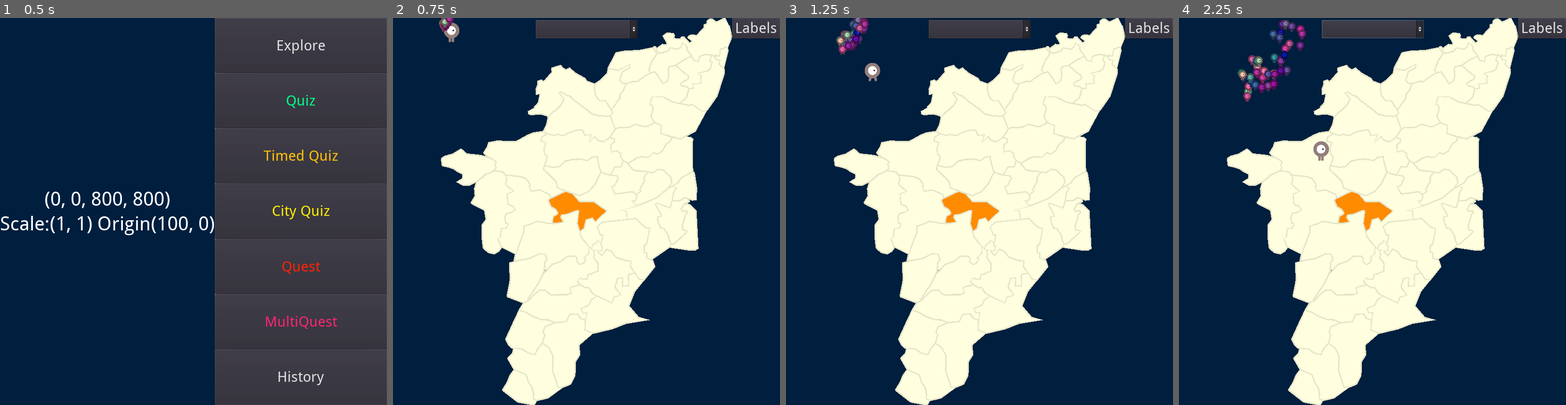
Above: before the commit, frames 1-4 (left to right).
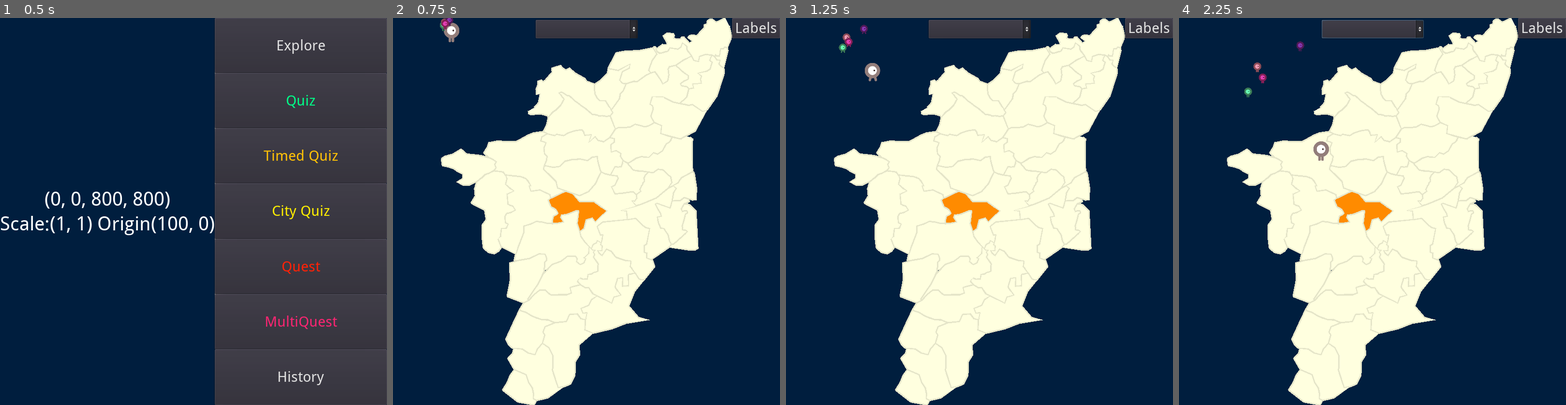
Above: after the commit, the same moments.

Repository: sharun-s/godot-tn
Game: Godot game, scene res://Node2D.tscn
Two runs of this game, one before a commit and one after it. Both use one fixed random seed, a clock stepped at 60 frames per second and the inputs below.
Inputs (mouse positions are in pixels of both pictures, inside the frame that each line leads up to):
- Up to frame 1 (0.5 s): no input
- Up to frame 2 (0.75 s): click "Explore" at 0.5 s
- Up to frame 3 (1.25 s): no input
- Up to frame 4 (2.25 s): click (1372, 29) at 1.25 s; tap Enter at 2 s; drag from (1418, 168) to (1306, 130) at 2.02 s

Frame 1 is identical in both runs. In frame 2, less than 0.1% of the frame differs, in the area x 11-16%, y 0-4%; in frame 3, 0.4%; in frame 4, 1.0%, in the area x 15-33%, y 0-22%.

Commit message:
minion territory control test - using the click detector to monitor where they are

Diff:
--- a/Node2D.tscn
+++ b/Node2D.tscn
@@ -367,6 +367,9 @@
 [node name="QuizTimer" type="Timer" parent="."]
 
 [node name="Districts" parent="." instance=ExtResource( 8 )]
+
+[node name="ClickDetector" parent="Districts" index="0"]
+monitoring = true
 
 [node name="Cities" type="Node2D" parent="."]
 script = ExtResource( 11 )
@@ -402,3 +405,6 @@
 [connection signal="pressed" from="HUD/StartScreen/B/History" to="." method="_on_History_pressed"]
 [connection signal="toggled" from="HUD/TopRight/Labels" to="." method="_on_Labels_toggled"]
 [connection signal="timeout" from="QuizTimer" to="." method="_on_QuizTimer_timeout"]
+[connection signal="area_shape_entered" from="Districts/ClickDetector" to="." method="_on_ClickDetector_area_shape_entered"]
+
+[editable path="Districts"]
--- a/Player.gd
+++ b/Player.gd
@@ -63,8 +63,9 @@
 #		_target=null
 #		set_physics_process(false)
 #		emit_signal('reached')
-
-func goto(pos):
+var heading:=''
+func goto(pos, posname):
+	heading=posname
 	initiated_by_code=true
 	$CollisionShape2D.disabled = true
 	set_process(true)
@@ -75,6 +76,7 @@
 	tw.interpolate_property(self,"position", position, pos, time)
 	tw.start()
 	var x=yield(tw, 'tween_all_completed')
+	$CollisionShape2D.disabled = false
 
 
 func _process(delta):
@@ -121,12 +123,14 @@
 	show()
 	$CollisionShape2D.disabled = false
 
-#func _on_Player_area_entered(area):
+#func _on_Player_area_shape_entered(a_id, a, s, ls):
 	#emit_signal('hit',area.name)
-	#print(area.name+' entered')
+#	print(a.name+' entered', a, ' ' , s,' ' , ls)
 	#pass # Replace with function body.
-
-
+	#var o=a.shape_find_owner(s)
+	#print(s)
+	#print(a.get_child(o).name + 'entered')
+	#print(a_id, ' ', ls)
 		#distance=$Gopal.position.distance_to(target)
 		#var direction=$Gopal.position.direction_to(target)
 		#$Gopal.velocity=direction
--- a/TN.gd
+++ b/TN.gd
@@ -168,20 +168,6 @@
 	#for dt in d.keys():
 	#	print(dt, get_history(dt))
 	#	print( dt, len(get_tree().get_nodes_in_group(dt)))
-var minion_count=40
-#func _on_PTimer_timeout():
-#	for i in minion_count:
-#		var ss=get_node('ss'+str(i))
-#		if rng.randi_range(0,1) == 1:
-#			ss.modulate=Color(randf(), randf(),.7)
-#			var randidx=rng.randi_range(0,len($Cities.Cities)-1)
-#			ss.goto($Cities.Cities[randidx].position)
-#		else:
-#			ss.modulate=Color.orange
-
-func _give_minion_new_destination(m):
-	var randidx=rng.randi_range(0,len($Cities.Cities)-1)
-	m.goto($Cities.Cities[randidx].position)
 
 var dneighbours={
 Ariyalur=["Cuddalore","Perumbalur","Thanjavur","Tiruchirapalli",],
@@ -657,7 +643,7 @@
 		var st=highlight_district(current,false)
 		var target=$Cities.of[current][0].position
 		#var target=CD.position+CD.get_node(current).position#+Vector2(d[current][2]/2, d[current][3]/2 )
-		$Gopal.goto(target)
+		$Gopal.goto(target, current)
 		var x=yield($Gopal.tw, 'tween_all_completed')
 		#TODO test what happens when clicking around while Gopal is moving to target
 		#print('selection type ', selectionType.keys()[st])
@@ -1161,7 +1147,7 @@
 		var sss=P.instance()
 		sss.scale=Vector2(0.3,0.3)
 		sss.speed=rng.randi_range(60, 100)
-		sss.monitorable=false
+		sss.monitorable=true
 		sss.monitoring=false
 		sss.input_pickable=false
 		sss.modulate=Color.orangered
@@ -1169,8 +1155,14 @@
 		randstartidx=rng.randi_range(0,len($Cities.Cities)-1)#get_child_count()-1)
 		#sss.place_at(CD.position + CD.get_child(randstartidx).position)
 		add_child(sss)
-		sss.goto($Cities.Cities[randstartidx].position)
+		sss.goto($Cities.Cities[randstartidx].position, $Cities.Cities[randstartidx].district)
 		sss.connect("waiting_for_orders", self,"_give_minion_new_destination", [sss])
+
+var minion_count=4
+func _give_minion_new_destination(m:Area2D):
+	#print(m.name, m.heading)
+	var randidx=rng.randi_range(0,len($Cities.Cities)-1)
+	m.goto($Cities.Cities[randidx].position, $Cities.Cities[randidx].district)
 
 func _on_infobox_exit():
 	$HUD/Grid.clear_infobox_cities()
@@ -1178,7 +1170,6 @@
 	for i in get_children():
 		if i.name.begins_with('ss'):
 			i.queue_free()
-	#$PTimer.stop()
 	game_over()
 
 func _on_LabelCities_item_selected(index):
@@ -1286,3 +1277,12 @@
 		city.position = Vector2(citypos.x*ib.x/pb.size.x, citypos.y * ib.y/pb.size.y)
 		city.z_index=3
 		$HUD/Grid/VBoxContainer/PanelContainer.add_child(city)
+
+
+func _on_ClickDetector_area_shape_entered(area_id, area, area_shape, local_shape):
+	#print(area_id,' ', area.name,' ', area_shape,' ', local_shape)
+	if area.name!='Gopal':
+		var o=CD.shape_find_owner(local_shape)
+		#print(area.name, ' entered ',CD.get_child(o).name)
+		CD.get_child(o).set_meta('color',area.modulate)
+		update()
